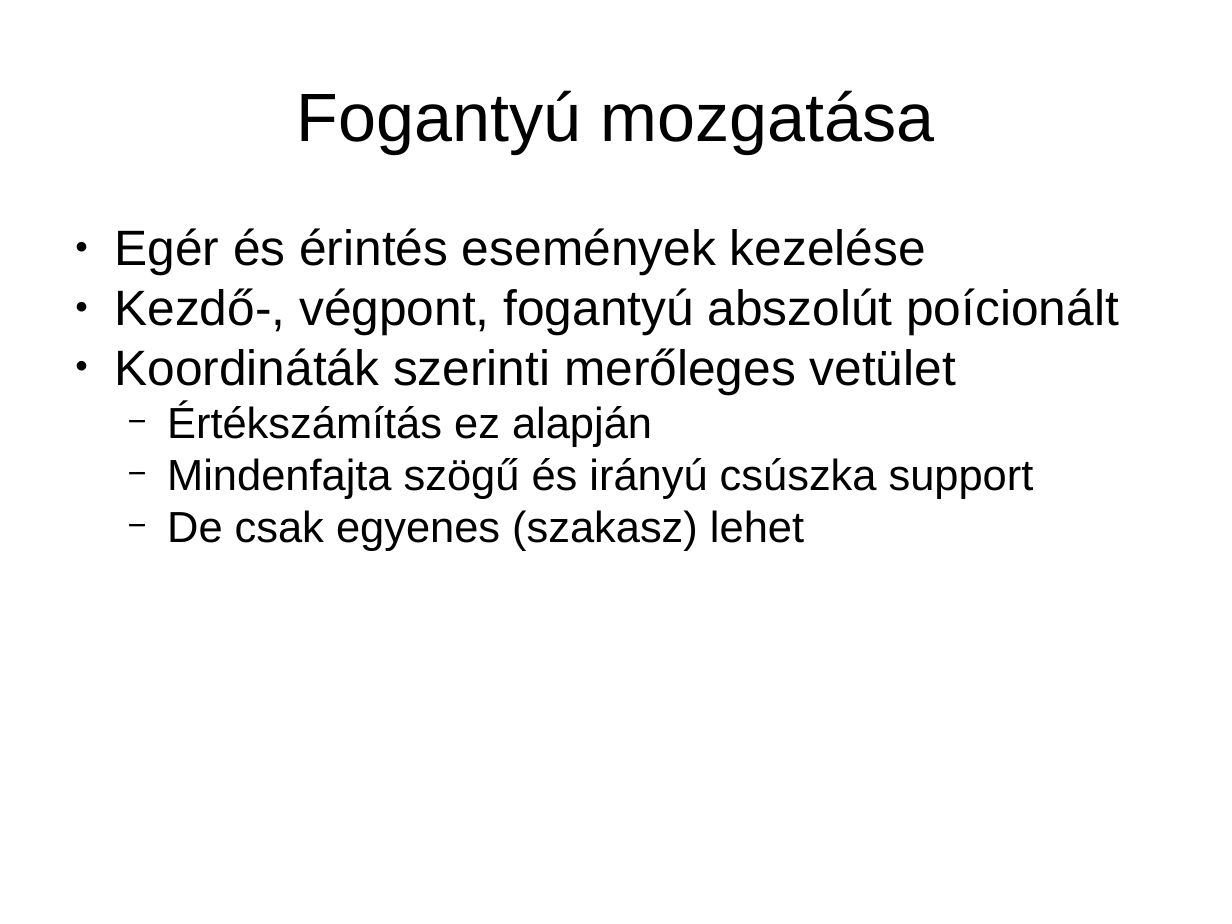
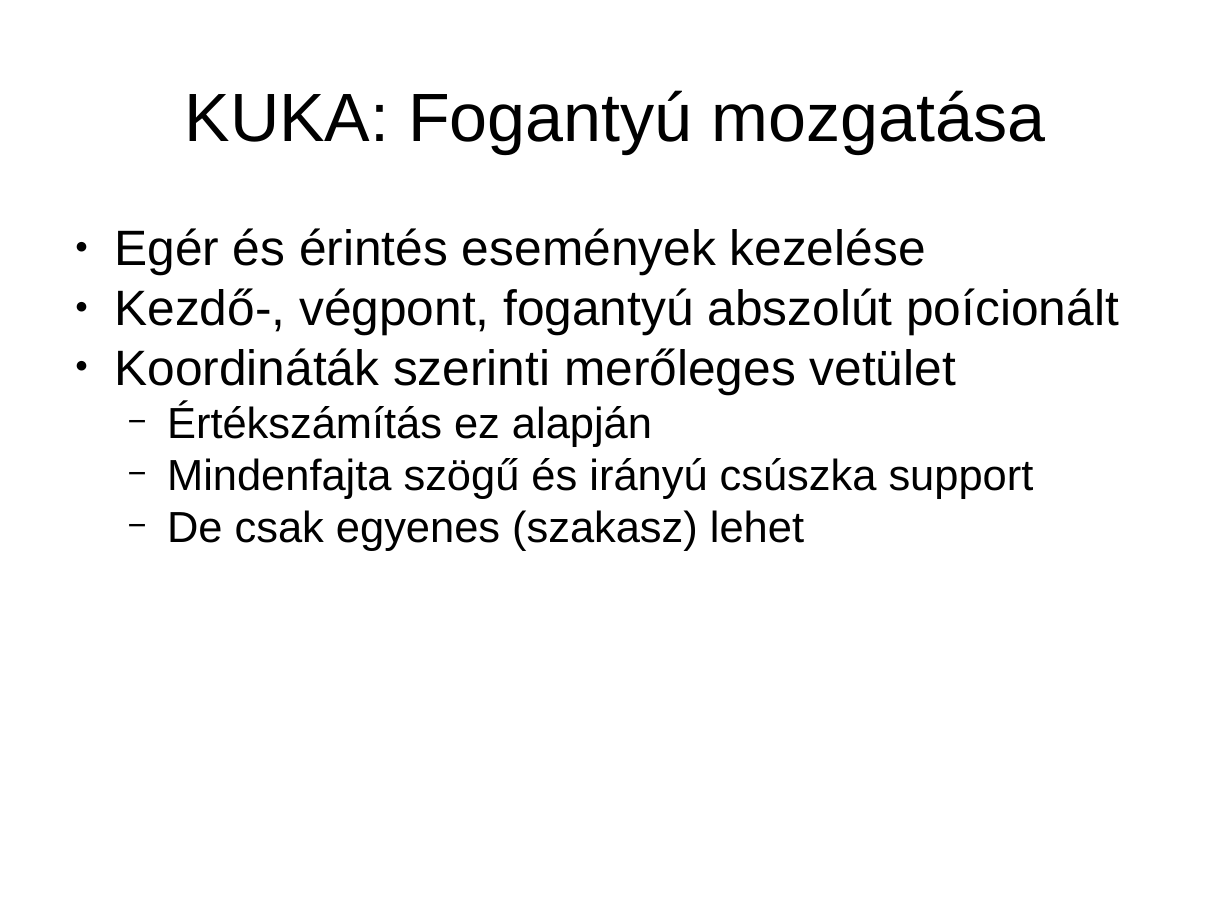
Before and after one commit to Res42/DateSliderJS, a slide deck: slide 7 of Presentation.pptx. Drawn at 1232x924 pixels with LibreOffice and Linux fonts; fonts in the diff are those of the drawing. Boxes give left, top, right and bottom in pixels: in the first picture for what was removed or moved away, otherwise in the second. Text is boxed around its words. In the diff, an @@ line names an element or a change of style, - is before the commit and + after.

```diff
--- a/Presentation.pptx
+++ b/Presentation.pptx
@@ text at <box>185,90,1046,153</box>: text changed @@
-Fogantyú mozgatása
+KUKA: Fogantyú mozgatása
```
Also in this commit, not shown: 2 other slides changed.
